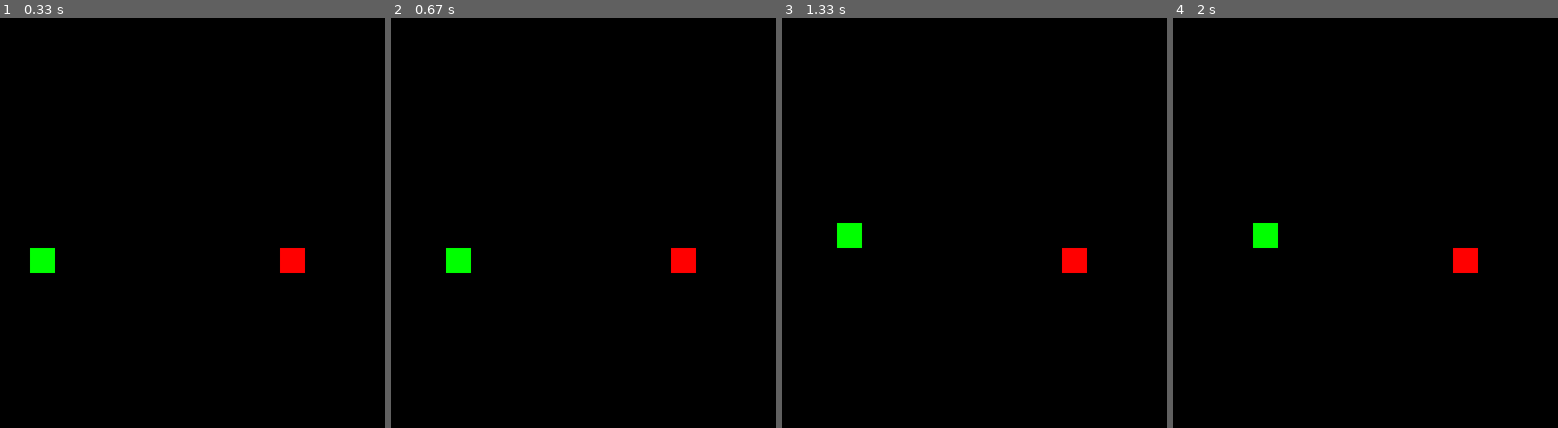
Above: before the commit, frames 1-4 (left to right).
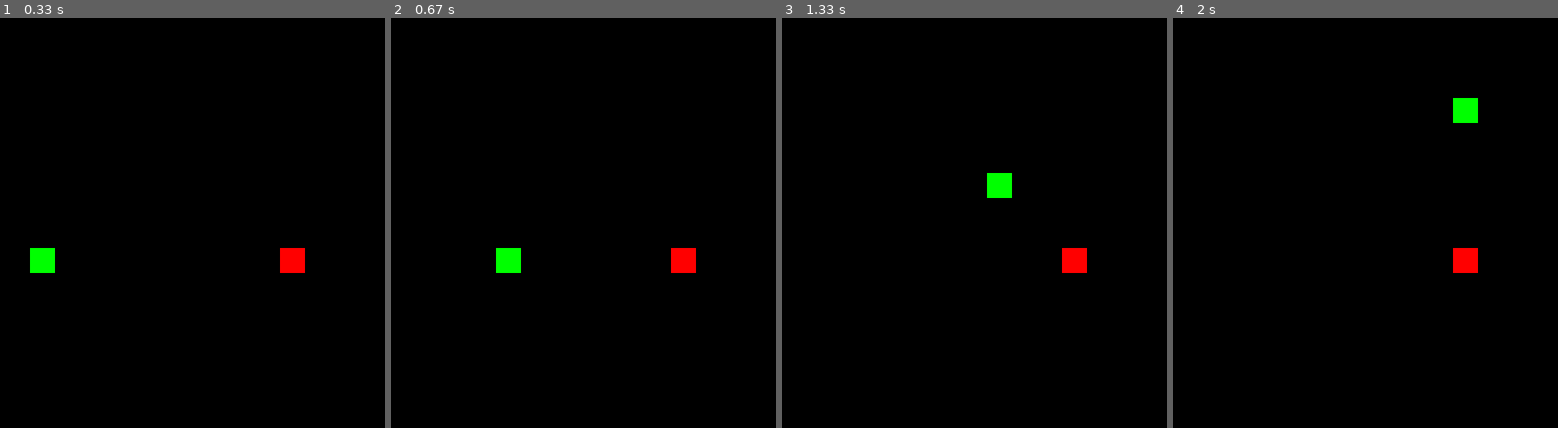
Above: after the commit, the same moments.

Repository: Theendcodeur/Snake-Python-pygame-
Game: pygame game, started from main.py
Same seed, same stepped clock (60 frames per second), same inputs: the game is played once before the commit and once after it.
Inputs:
- Up to frame 1 (0.33 s): no input
- Up to frame 2 (0.67 s): hold Right from 0.33 s (still down)
- Up to frame 3 (1.33 s): release Right at 0.8 s; hold Up 0.83-1.13 s; hold Right from 1.17 s (still down)
- Up to frame 4 (2 s): release Right at 1.63 s; hold Up from 1.67 s (still down)

Frame 1 is identical in both runs. In frame 2, 0.8% of the frame differs, in the area x 14-34%, y 56-63%; in frame 3, 0.8%; in frame 4, 0.8%.

Commit message:
Update main.py

Diff:
--- a/main.py
+++ b/main.py
@@ -46,7 +46,7 @@
                 game.on_down_arrow()
                 play = 1
 
-    if t.time() - time >= 0.5 and play == 1:
+    if t.time() - time >= 0.1 and play == 1:
         game.run()
         time = round(t.time(), 3)
 
